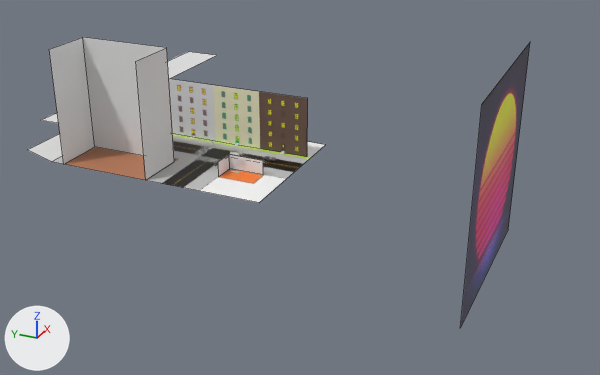
What one commit did to the Blender file models/Final/Scene.blend.
Rendered twice from a 50 mm lens placed at (-154.5, -79.9, 83.1), pointed at (38.4, 6.9, -13.4). Lighting does not change. The marker at lower left points along +X, +Y and +Z. Mesh edges are drawn as thin lines on the coarser meshes.
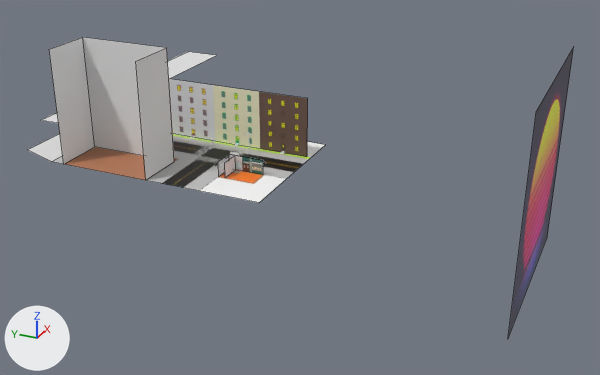
Edits to the scene script, one JSON object a line:
```json
{"op": "add", "block": "img_sun_png", "code": ["img_sun_png = load_image('sun.png', 'sun.png', 1080, 1080, 'sRGB')"]}
{"op": "add", "block": "mat_sun", "code": ["mat_sun = principled_material('Sun')", "mat_sun.texture = img_sun_png"]}
{"op": "add", "block": "me_plane_006_1", "code": ["me_plane_006_1 = bpy.data.meshes.new('Plane.006')", "me_plane_006_1.from_pydata(...)  # 4 vertices, 1 face; spans x -25.0..25.0, y -25.0..25.0, z 0.0", "me_plane_006_1.materials.append(mat_sun)  # picture img_sun_png"]}
{"op": "remove", "block": "ob_plane_004", "code": ["ob_plane_004 = bpy.data.objects.new('Plane.004', me_plane_006)", "ob_plane_004.location = (20.0, -50.0, 7.5)", "ob_plane_004.rotation_euler = (-1.571, 3.142, 0.0)  # degrees (-90, 180, 0)", "ob_plane_004.scale = (1.0, 1.0, 2.0)"]}
{"op": "add", "block": "ob_shop_shadow_wall", "code": ["ob_shop_shadow_wall = bpy.data.objects.new('Shop shadow wall', me_plane_005.copy())  # the mesh of ob_plane_003", "ob_shop_shadow_wall.location = (12.0, 14.0, 2.0)", "ob_shop_shadow_wall.rotation_euler = (1.571, 0.0, 0.0)  # degrees (90, 0, 0)", "ob_shop_shadow_wall.scale = (2.75, 2.0, 1.0)"]}
{"op": "add", "block": "ob_sun", "code": ["ob_sun = bpy.data.objects.new('Sun', me_plane_006_1)", "ob_sun.location = (20.0, -60.0, 7.5)", "ob_sun.rotation_euler = (-1.571, 3.142, 0.0)  # degrees (-90, 180, 0)", "ob_sun.scale = (1.0, 1.0, 2.0)"]}
```

Changed parts and their boxes [x1, y1, x2, y2] in the pictures (600 x 375 px):
```json
{"object": "Plane.004", "change": "deleted", "before": [460, 43, 530, 328]}
{"object": "Sun", "change": "added", "after": [508, 47, 574, 337]}
{"object": "Shop shadow wall", "change": "added", "after": [225, 156, 236, 178]}
```
